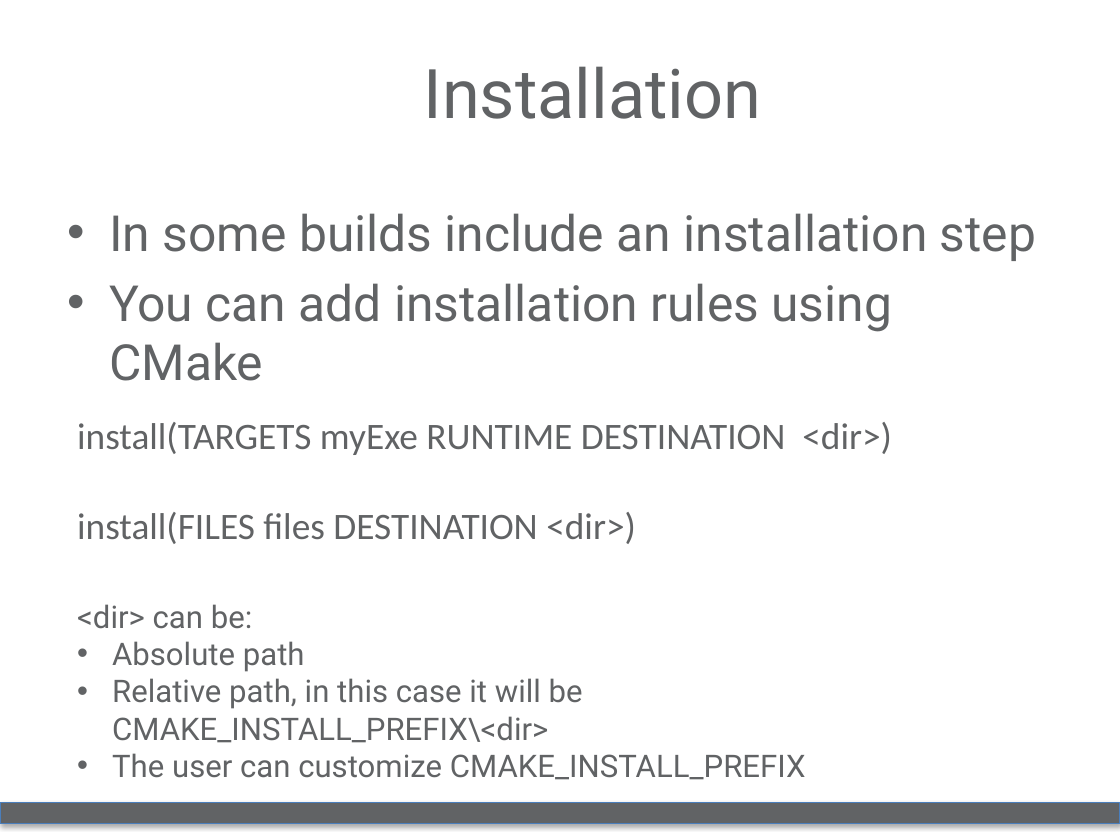
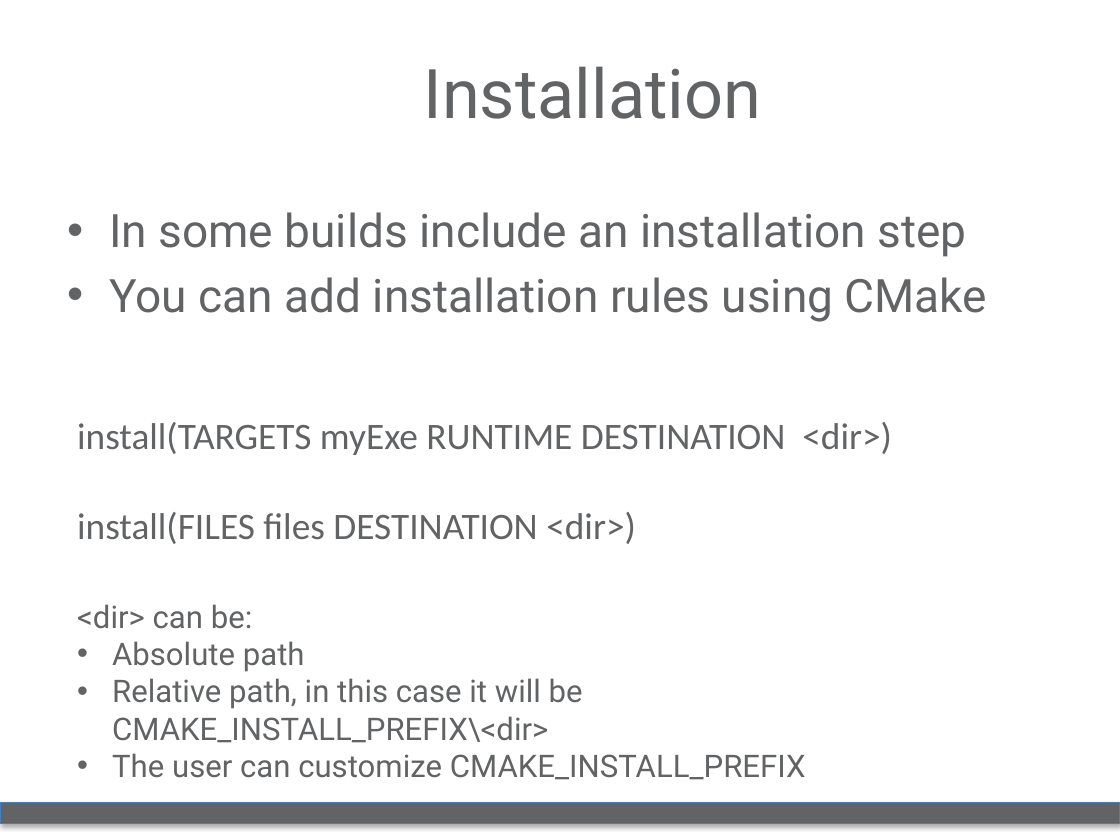
Before and after one commit to iron76/Teaching, a slide deck: slide 29 of slides/2015-tokyo/code-tutorials.pptx. Drawn at 1120x840 pixels with LibreOffice and Linux fonts; fonts in the diff are those of the drawing; background and template pictures are left out. Boxes give left, top, right and bottom in pixels: in the first picture for what was removed or moved away, otherwise in the second. Text is boxed around its words. In the diff, an @@ line names an element or a change of style, - is before the commit and + after.

```diff
--- a/slides/2015-tokyo/code-tutorials.pptx
+++ b/slides/2015-tokyo/code-tutorials.pptx
@@ text "In some builds include an ..." at [109, 212, 987, 322]: size 32 to 29.6 pt @@
```
Also in this commit, not shown: 2 other slides changed, 2 other files.
